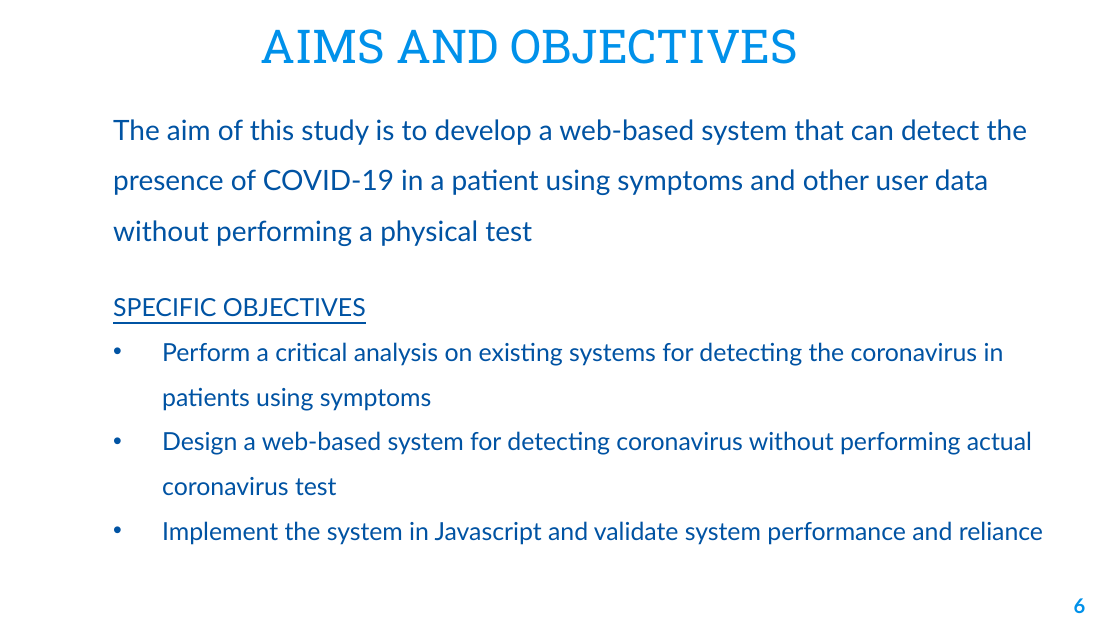
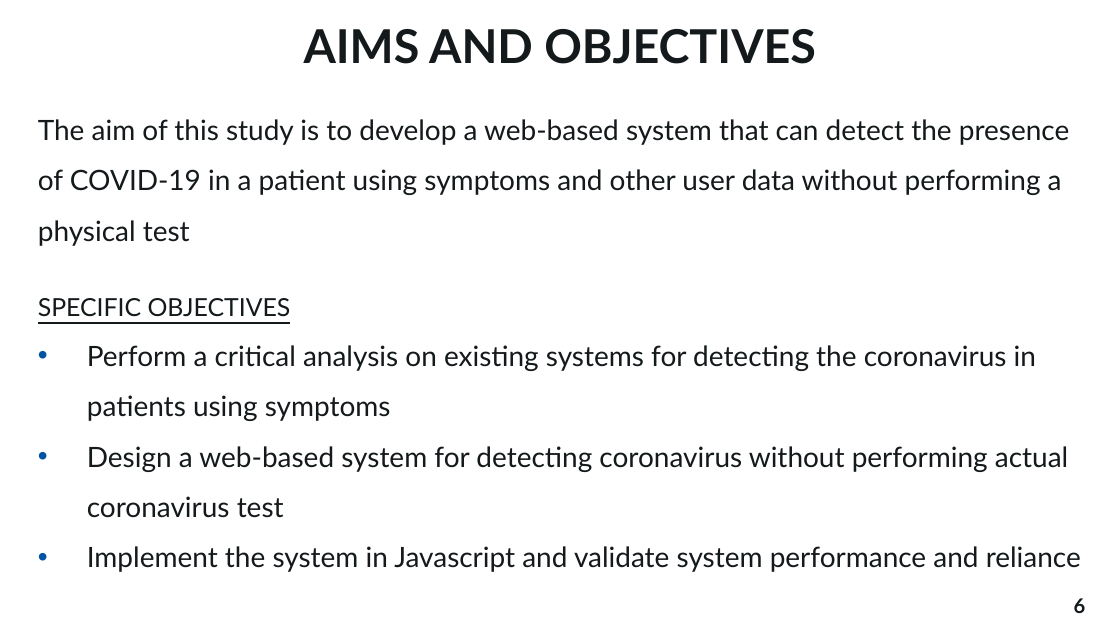
Before and after one commit to theajstars/projex, a slide deck: slide 6 of Ajiboye Oluwaferanmi Post Data.pptx. Drawn at 1120x630 pixels with LibreOffice and Linux fonts; fonts in the diff are those of the drawing; background and template pictures are left out. Boxes give left, top, right and bottom in pixels: in the first picture for what was removed or moved away, otherwise in the second. Text is boxed around its words. In the diff, an @@ line names an element or a change of style, - is before the commit and + after.

Commit message:
Made changes to post data and report

```diff
--- a/Ajiboye Oluwaferanmi Post Data.pptx
+++ b/Ajiboye Oluwaferanmi Post Data.pptx
@@ title "AIMS AND OBJECTIVES": place and size @@
-title "AIMS AND OBJECTIVES" at [260, 29, 797, 64]
+title "AIMS AND OBJECTIVES" at [304, 29, 816, 64]
@@ title "AIMS AND OBJECTIVES" at [304, 29, 816, 64]: font Roboto Slab to Lato, text colour #0091EA to #14191B, bold on @@
@@ text "The aim of this study ...": place and size @@
-text "The aim of this study ..." at [113, 119, 1043, 545]
+text "The aim of this study ..." at [38, 119, 1081, 572]
@@ text "The aim of this study ..." at [38, 119, 1081, 572]: text colour #0053A3 to #14191B; size 16 to 18 pt in "Perform a critical analysis on existing systems ...", "Design a web-based system for detecting coronavirus ...", "Implement the system in Javascript and validate ..." @@
@@ page number at [1074, 598, 1086, 613]: text colour #0091EA to #14191B @@
```
Also in this commit, not shown: 25 other slides changed, 1 slide added, 1 slide removed, 1 other file.
